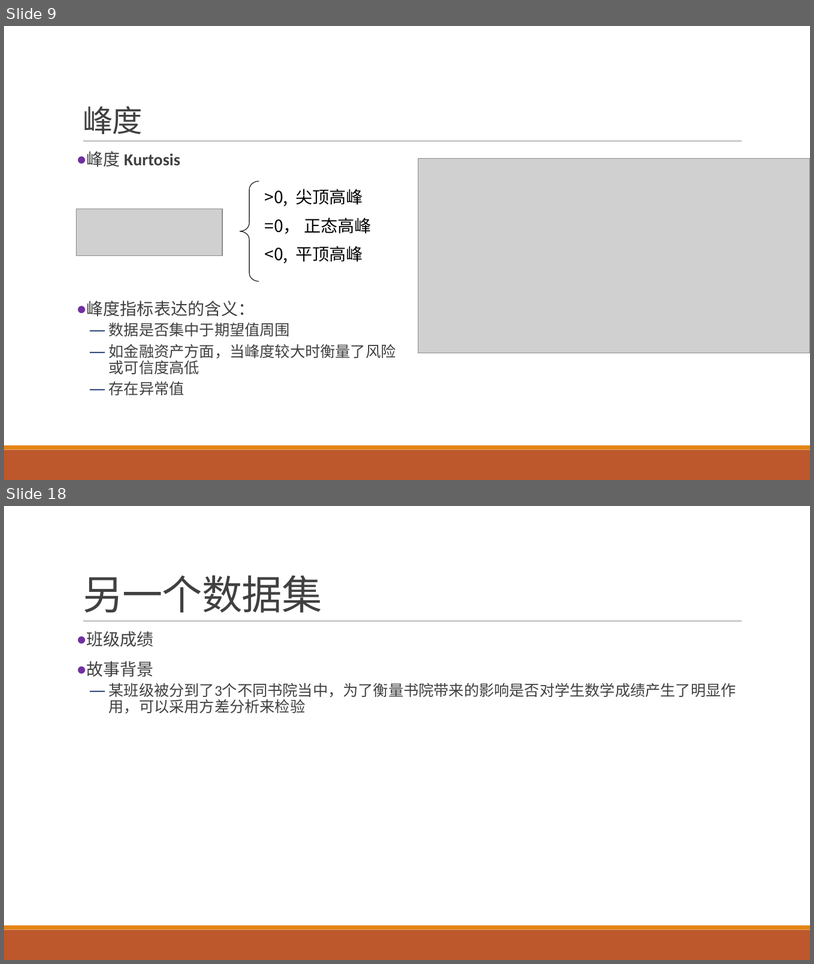
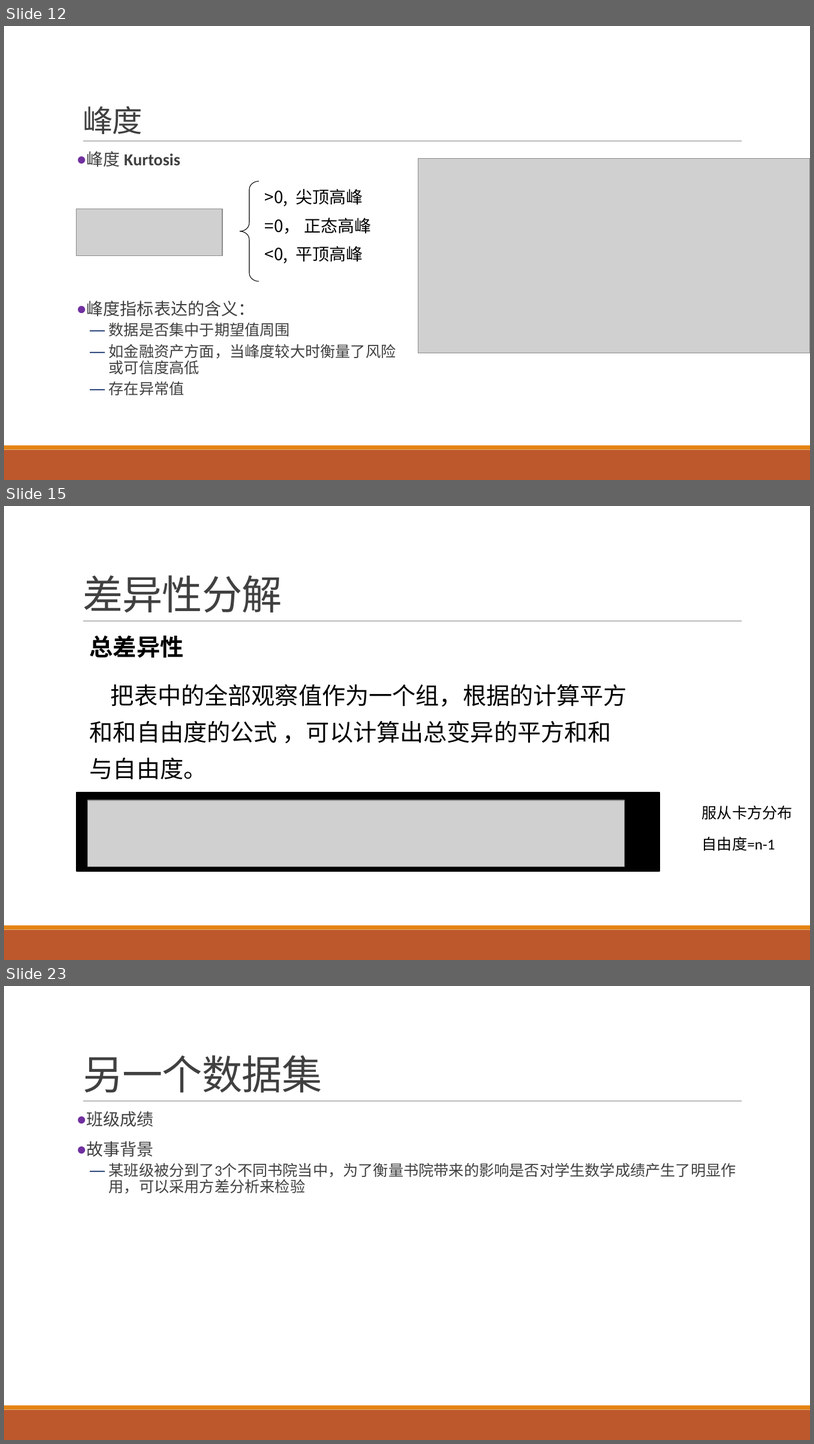
Before and after one commit to exoplanetX/DataAnalytics, a slide deck: 数据分析-4-非参数分析.pptx. Shown one above the other, each under a label of ours: slides 9 and 18 before the commit, slides 12, 15 and 23 after it; the slides between them are not shown. The pictures are 814x964 and 814x1444 pixels, drawn with LibreOffice and Linux fonts; fonts in the diff are those of the drawing; grey boxes stand for pictures. Boxes give left, top, right and bottom in pixels: in the first picture for what was removed or moved away, otherwise in the second. Text is boxed around its words. In the diff, an @@ line names an element or a change of style, - is before the commit and + after.

```diff
--- a/数据分析-4-非参数分析.pptx
+++ b/数据分析-4-非参数分析.pptx
@@ slide 15 added at (4, 506, 810, 960), background #FFFFFF; not listed: 3 template elements that a slide beside it also shows @@
@@ title added at (83, 575, 282, 613), 48 pt, text #404040 @@
+差异性分解
@@ text added at (90, 635, 627, 780), 28 pt, text #000000 @@
+总差异性
+把表中的全部观察值作为一个组，根据的计算平方和和自由度的公式 ，可以计算出总变异的平方和和与自由度。
@@ rectangle added at (77, 792, 660, 871), fill #000000, outline #000000 1.25 pt @@
@@ picture added at (88, 800, 625, 867) @@
@@ text added at (702, 805, 793, 819), 18 pt, text #000000 @@
+服从卡方分布
@@ text added at (702, 836, 776, 850), 18 pt, text #000000 @@
+自由度=n-1
@@ what was slide 9 is now slide 12 @@
@@ what was slide 18 is now slide 23 @@
```
Also in this commit, not shown: 7 slides changed, 7 other slides added, 3 slides removed.
